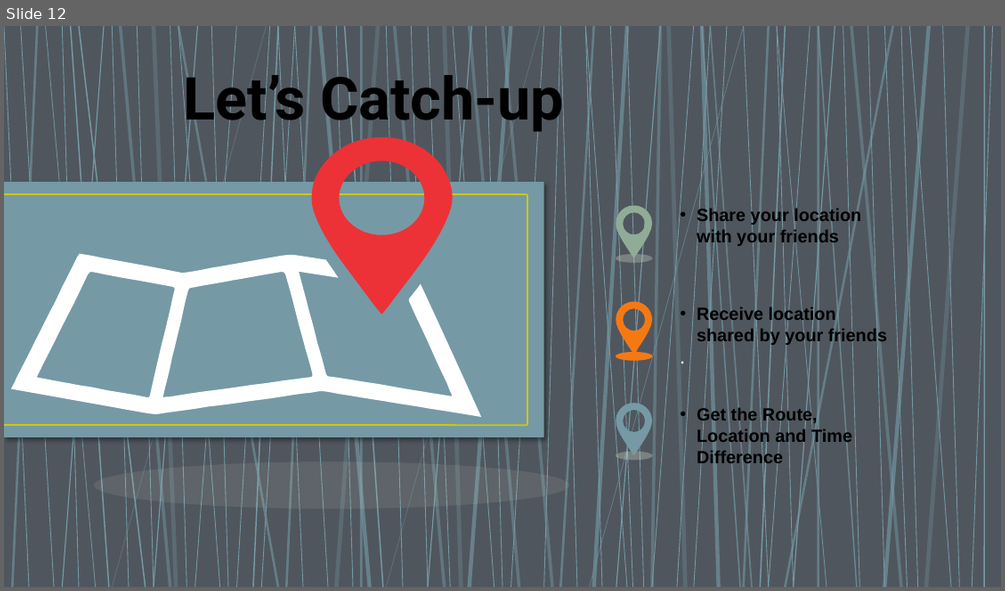
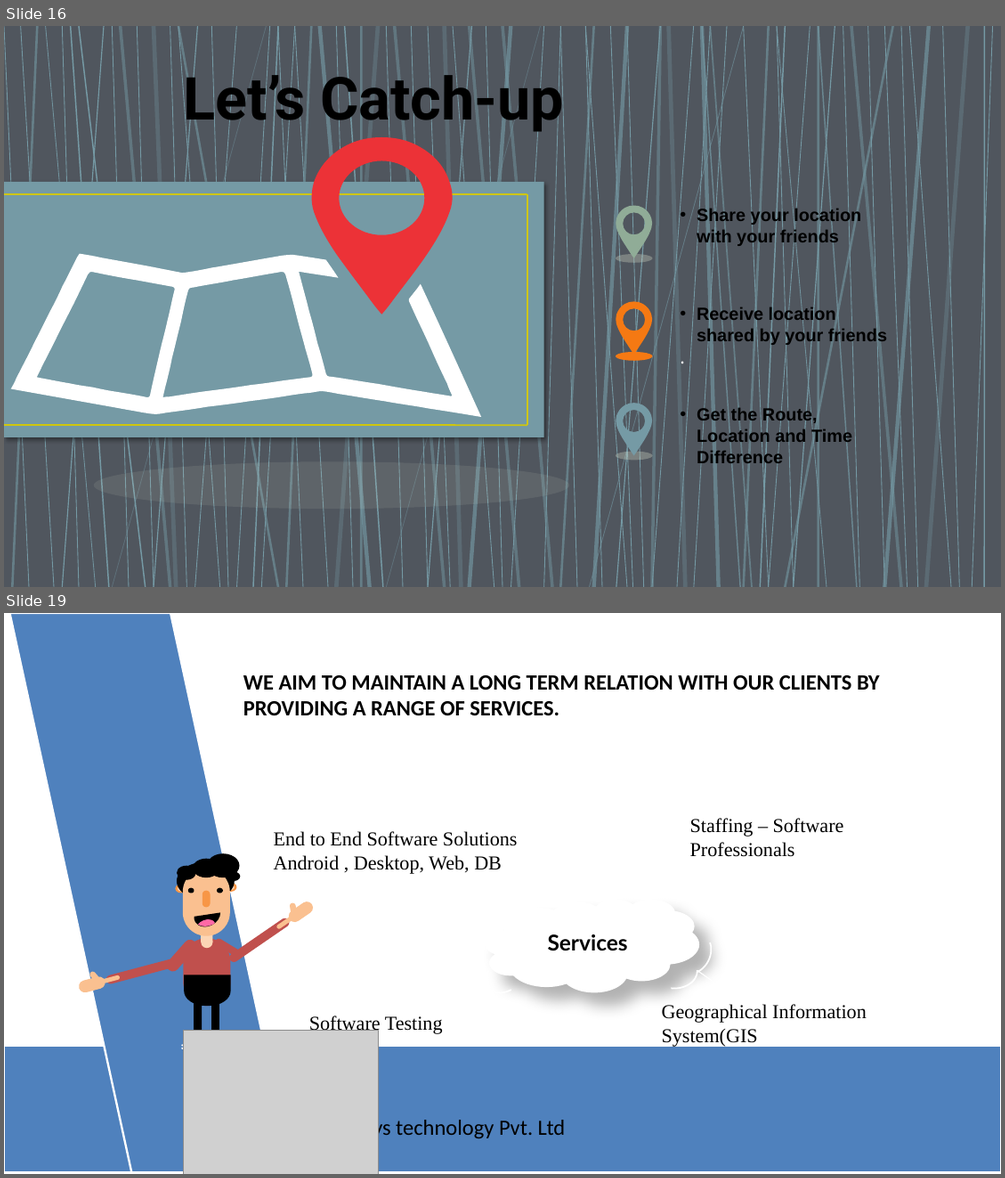
Before and after one commit to Anvisys/Documents, a slide deck: posters.pptx. Shown one above the other, each under a label of ours: slide 12 before the commit, slides 16 and 19 after it; the slides between them are not shown. The pictures are 1005x591 and 1005x1178 pixels, drawn with LibreOffice and Linux fonts; fonts in the diff are those of the drawing; grey boxes stand for pictures. Boxes give left, top, right and bottom in pixels: in the first picture for what was removed or moved away, otherwise in the second. Text is boxed around its words. In the diff, an @@ line names an element or a change of style, - is before the commit and + after.

Commit message:
changes made
added new slide
content is reduced
Nestin & anvisys sildes are done as told
More posters uploaded

```diff
--- a/posters.pptx
+++ b/posters.pptx
@@ slide 19 added at (x1=4, y1=613, x2=1001, y2=1174), background #FFFFFF @@
@@ parallelogram added at (x1=10, y1=613, x2=292, y2=1172), fill #4F81BD, outline #FFFFFF 2 pt @@
@@ text added at (x1=243, y1=675, x2=880, y2=715), 21 pt, text #000000, bold @@
+WE AIM TO MAINTAIN A LONG TERM RELATION WITH OUR CLIENTS BY PROVIDING A RANGE OF SERVICES.
@@ text added at (x1=690, y1=818, x2=844, y2=857), 19 pt, text #000000 @@
+Staffing – Software Professionals
@@ text added at (x1=274, y1=831, x2=518, y2=874), 19 pt, text #000000 @@
+End to End Software Solutions
+Android , Desktop, Web, DB
@@ group added at (x1=477, y1=868, x2=711, y2=951): 4 arc (boxed as its full ellipse)s, 2 arrows @@
@@ cloud added at (x1=484, y1=900, x2=699, y2=993), fill #FFFFFF @@
@@ arc (boxed as its full ellipse) added at (x1=664, y1=924, x2=718, y2=981), outline #FFFFFF 1.5 pt @@
@@ arc (boxed as its full ellipse) added at (x1=466, y1=934, x2=518, y2=977), outline #FFFFFF 1.5 pt @@
@@ arc (boxed as its full ellipse) added at (x1=477, y1=942, x2=537, y2=1001), outline #FFFFFF 1.5 pt @@
@@ text added at (x1=548, y1=934, x2=628, y2=951), 21 pt, text #000000, bold @@
+Services
@@ arc (boxed as its full ellipse) added at (x1=652, y1=953, x2=698, y2=989), outline #FFFFFF 1.5 pt @@
@@ group added at (x1=78, y1=854, x2=316, y2=1054): 16 rounded rectangles, 11 ellipses, 4 freeform shapes, 2 rectangles @@
@@ arrow added from (485, 971) to (445, 992), #FFFFFF 1 pt @@
@@ arrow added from (697, 971) to (736, 997), #FFFFFF 1 pt @@
@@ text added at (x1=662, y1=1004, x2=866, y2=1047), 19 pt, text #000000 @@
+Geographical Information System(GIS
@@ picture added at (x1=184, y1=1030, x2=378, y2=1174) @@
@@ text added at (x1=309, y1=1015, x2=443, y2=1035), 19 pt, text #000000 @@
+Software Testing
@@ rounded rectangle added at (x1=4, y1=1046, x2=1001, y2=1172), fill #4F81BD, outline #FFFFFF 2 pt @@
@@ text added at (x1=326, y1=1117, x2=566, y2=1140), 21 pt, text #000000 @@
+Anvisys technology Pvt. Ltd
@@ what was slide 12 is now slide 16 @@
```
Also in this commit, not shown: 1 slide changed, 13 other slides added, 5 other files.
